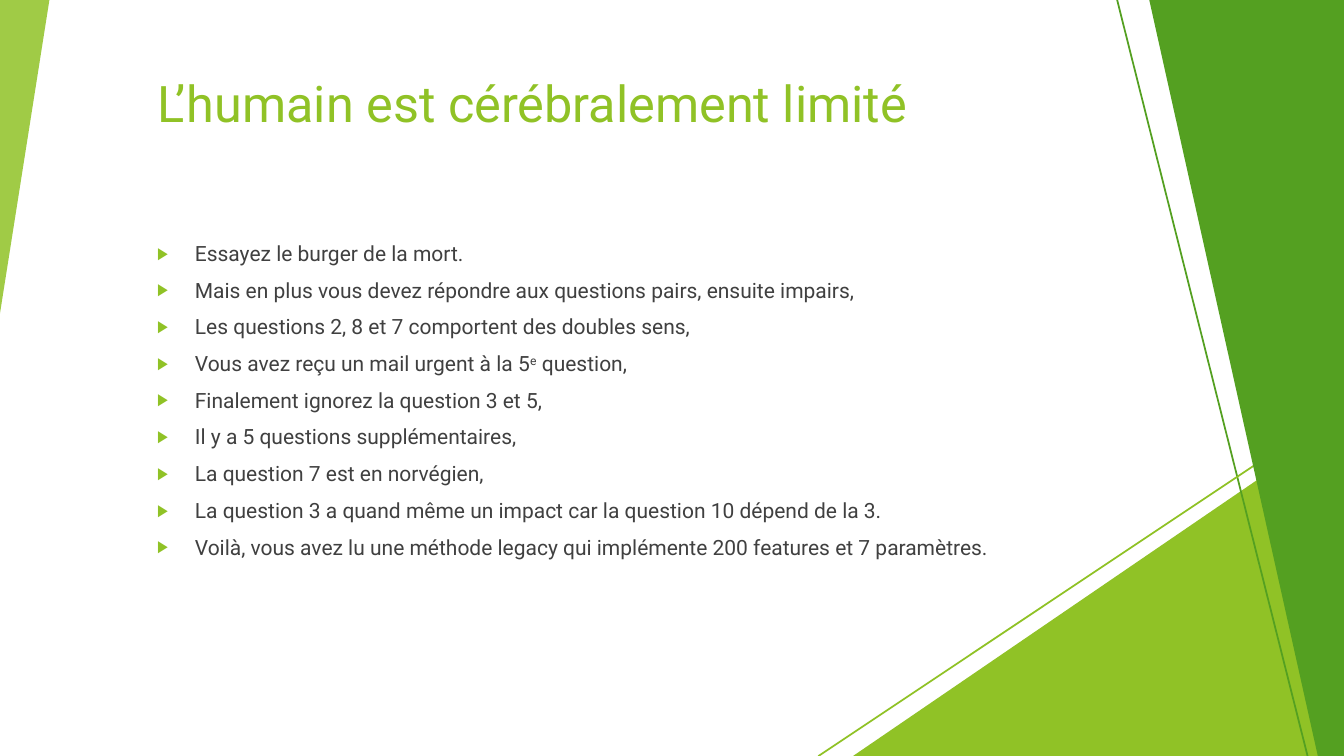
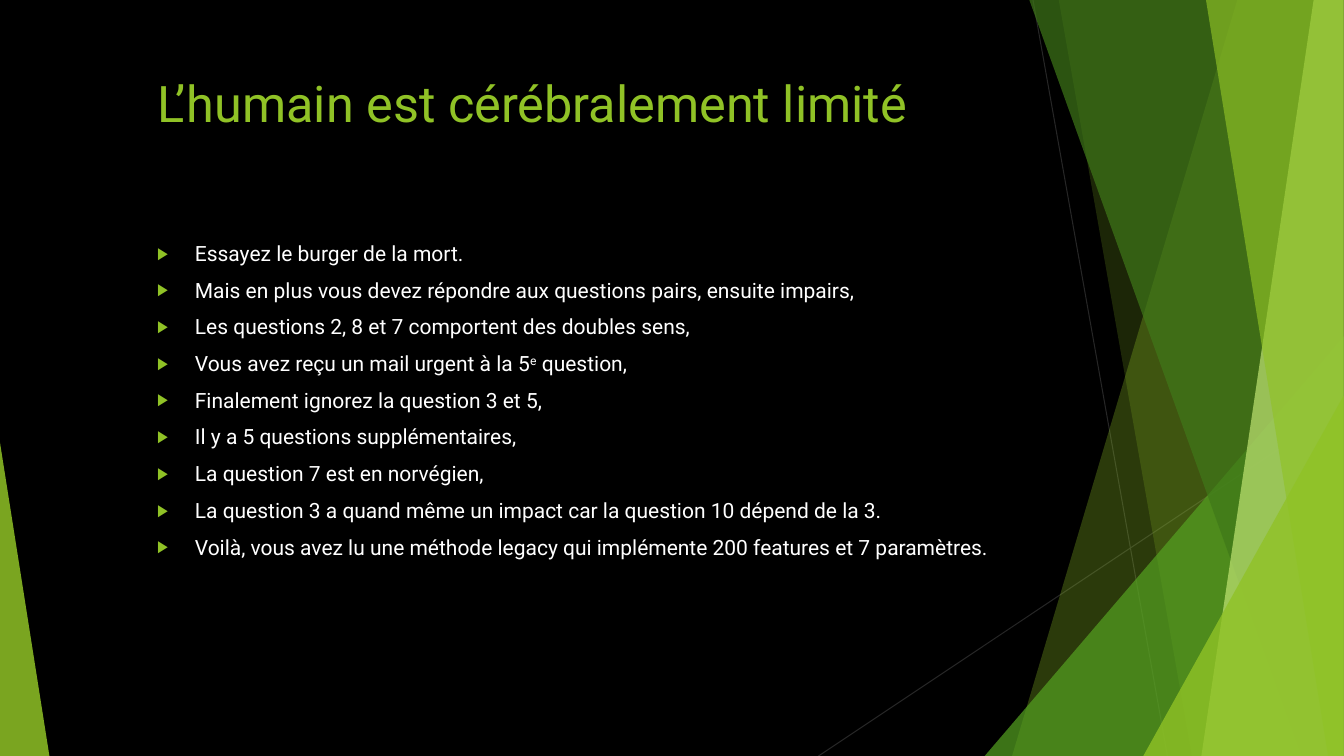
Before and after one commit to worming004/SimpleIsNotEasy, a slide deck: slide 15 of PPT/Easy != Simple.pptx. Drawn at 1344x756 pixels with LibreOffice and Linux fonts; fonts in the diff are those of the drawing. Boxes give left, top, right and bottom in pixels: in the first picture for what was removed or moved away, otherwise in the second. Text is boxed around its words. In the diff, an @@ line names an element or a change of style, - is before the commit and + after.

```diff
--- a/PPT/Easy != Simple.pptx
+++ b/PPT/Easy != Simple.pptx
@@ background #FFFFFF to #000000 @@
@@ rectangle removed at <box>0,0,1344,756</box> @@
@@ triangle removed at <box>0,0,49,314</box> @@
@@ line (1033, 0) - (1168, 756): stroke #BFBFBF 0.75 pt to #262626 0.75 pt @@
@@ line removed from (1117, 0) to (1308, 756) @@
@@ freeform shape removed at <box>1149,0,1344,756</box> @@
@@ text "Essayez le burger de la ..." at <box>195,245,987,560</box>: text colour #404040 to #FFFFFF @@
@@ line (1344, 406) - (819, 756): stroke #D9D9D9 0.75 pt to #262626 0.75 pt @@
@@ line removed from (1344, 406) to (819, 756) @@
@@ triangle removed at <box>853,421,1344,756</box> @@
```
Also in this commit, not shown: 34 other slides changed.
